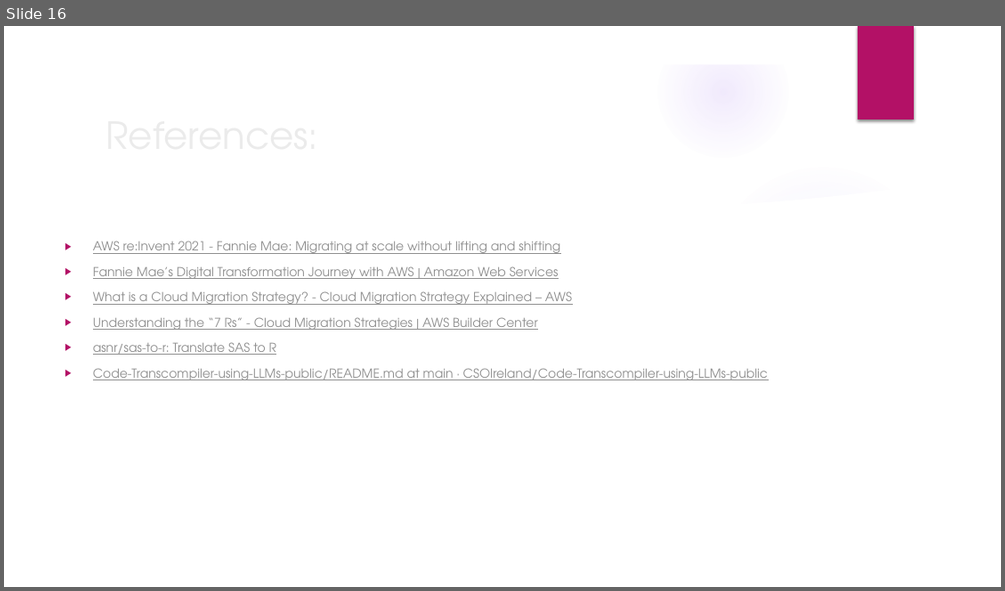
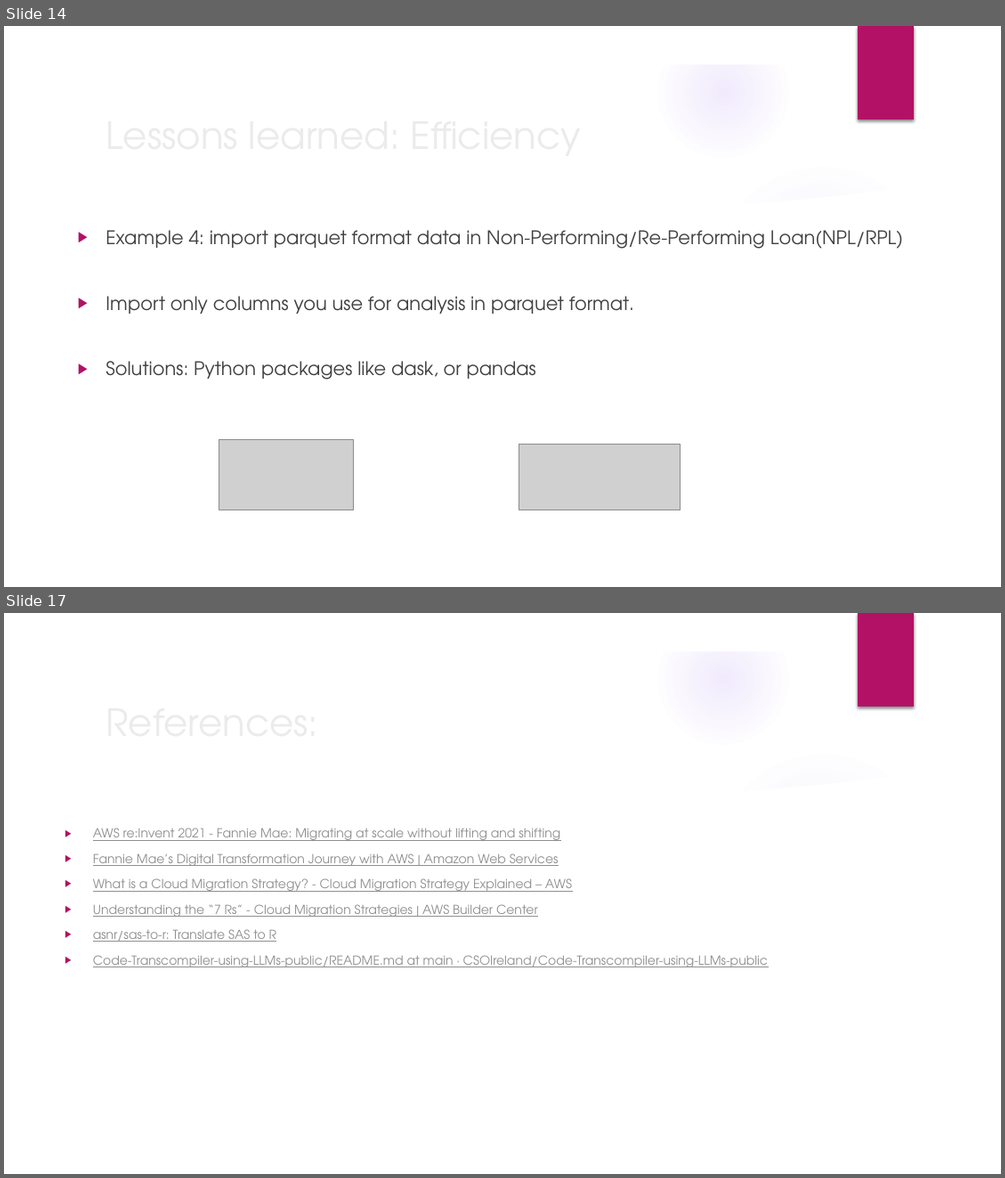
Before and after one commit to wx2123/WSDS-2026-OH, a slide deck: From On-Premises to Cloud.pptx. Shown one above the other, each under a label of ours: slide 16 before the commit, slides 14 and 17 after it; the slides between them are not shown. The pictures are 1005x591 and 1005x1178 pixels, drawn with LibreOffice and Linux fonts; fonts in the diff are those of the drawing; grey boxes stand for pictures; background and template pictures are left out. Boxes give left, top, right and bottom in pixels: in the first picture for what was removed or moved away, otherwise in the second. Text is boxed around its words. In the diff, an @@ line names an element or a change of style, - is before the commit and + after.

```diff
--- a/From On-Premises to Cloud.pptx
+++ b/From On-Premises to Cloud.pptx
@@ slide 14 added at (4, 26, 1001, 587), background picture (left out); not listed: 9 template elements that a slide beside it also shows @@
@@ title added at (98, 105, 815, 163), 36 pt, text #EBEBEB @@
+Lessons learned: Efficiency
@@ text added at (105, 230, 903, 379), 18 pt, text #404040 @@
+▶ Example 4: import parquet format data in Non-Performing/Re-Performing Loan(NPL/RPL)
+▶ Import only columns you use for analysis in parquet format.
+▶ Solutions: Python packages like dask, or pandas
@@ picture added at (218, 440, 353, 510) @@
@@ picture added at (518, 444, 680, 510) @@
@@ what was slide 16 is now slide 17 @@
```
Also in this commit, not shown: 10 slides changed.
